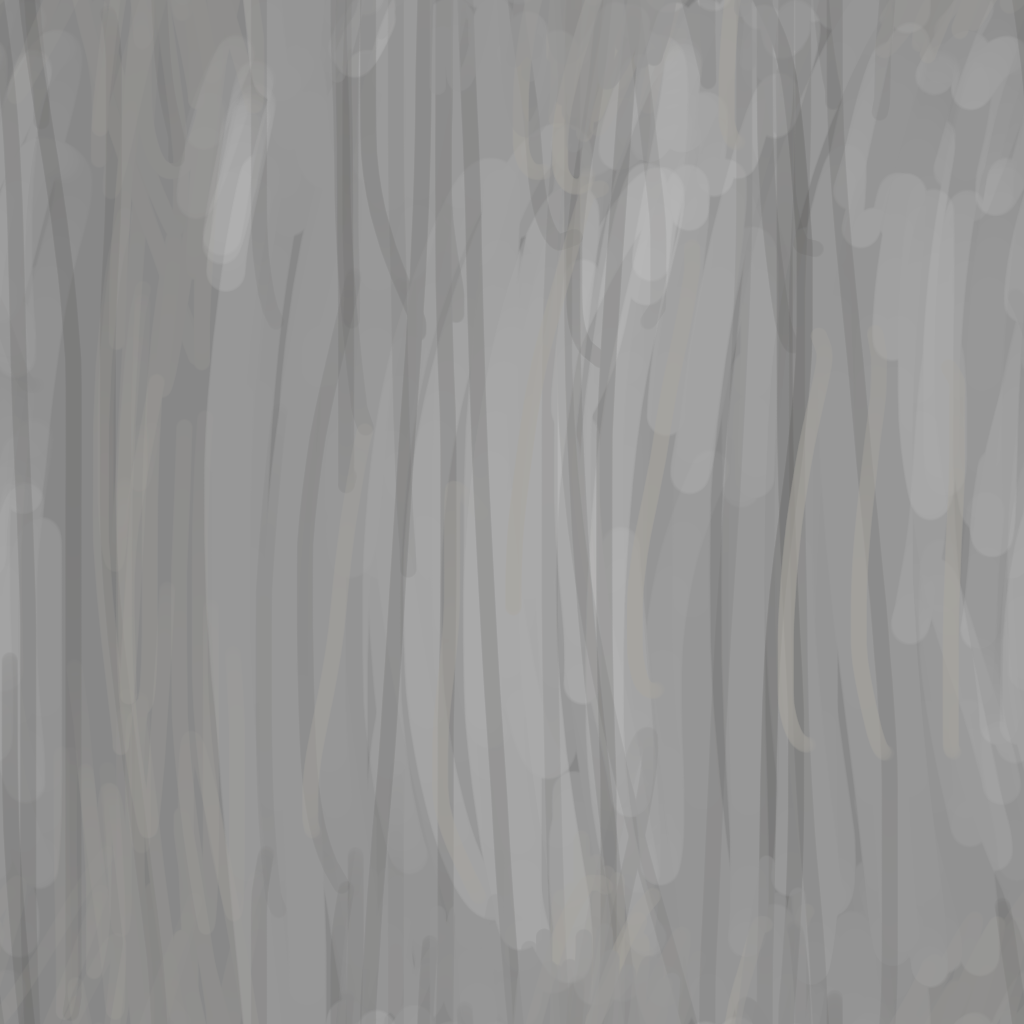
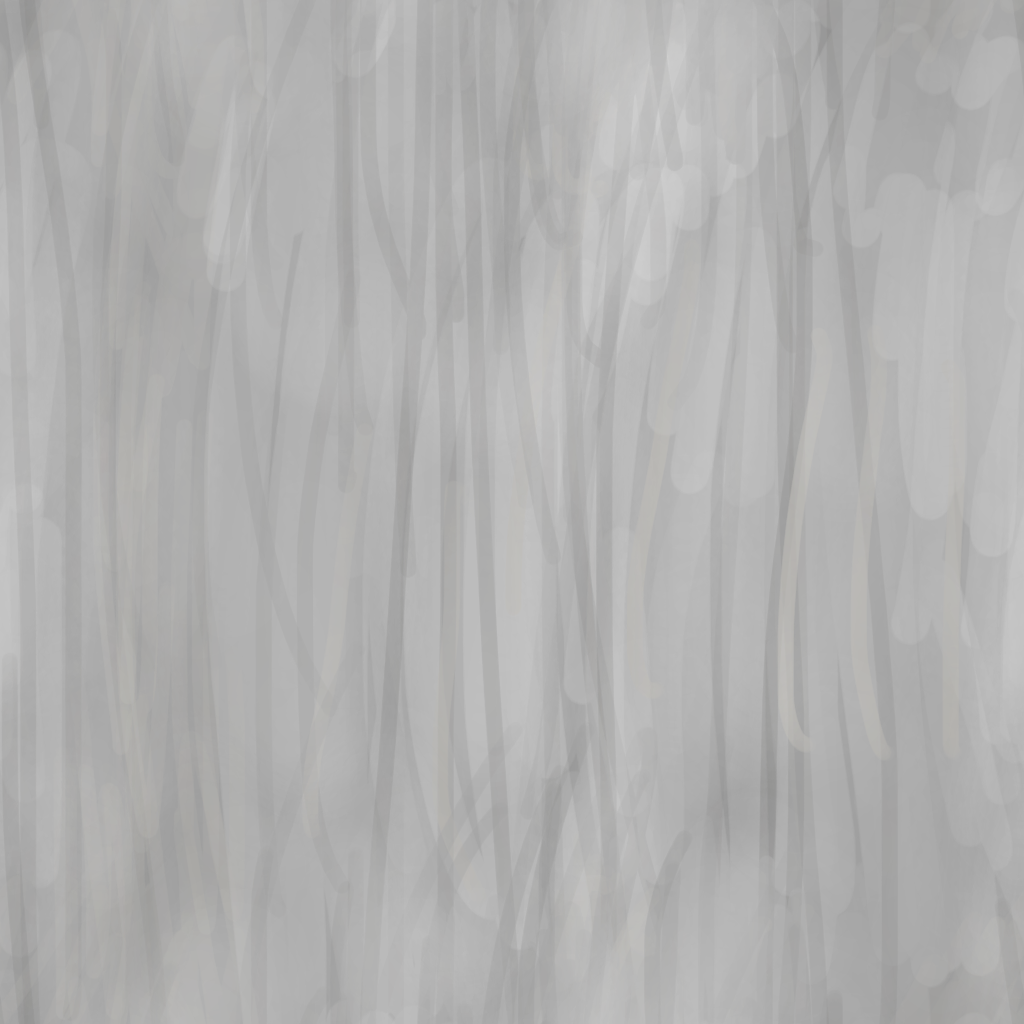
Two versions of the same layered image (1024px x 1024px). Layer-by-layer changes:
painted on "Paint Layer 1" over [0, 0, 1024, 1024]
